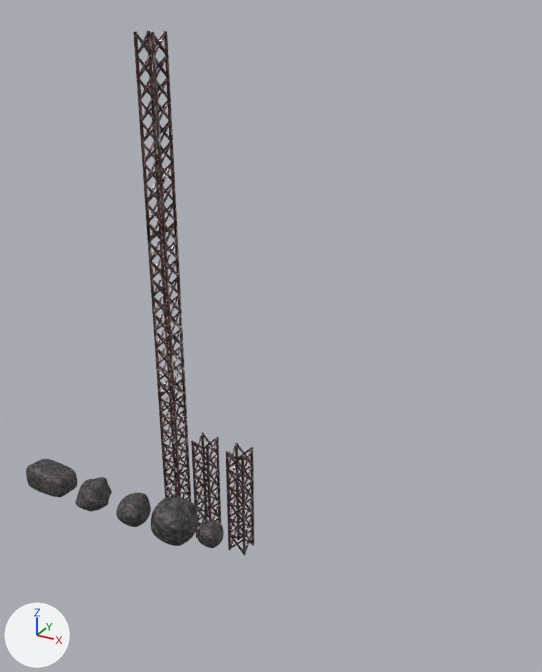
Two versions of the Blender file Dolphin Game/Assets/Art Department/Asset_Bib/Asset_bib.blend, one commit apart.
One viewpoint serves both versions: a 50 mm camera at (29.0, -43.0, 41.4) aimed at (6.3, -1.8, 20.8). Arrows for +X, +Y and +Z are at lower left; the lights stay in place.
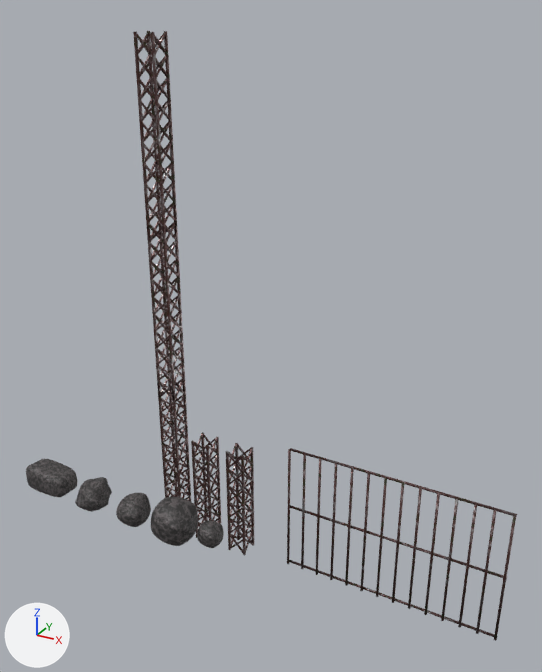
Where the change shows, as pixel boxes (x1, y1, x2, y2) in the pictures (542 x 672 px):
```json
{"object": "Cylinder.001", "change": "added", "after": [287, 448, 517, 641]}
```

Scene script edits in JSON lines:
```json
{"op": "add", "block": "me_cylinder_003", "code": ["me_cylinder_003 = bpy.data.meshes.new('Cylinder.003')", "me_cylinder_003.from_pydata(...)  # 544 vertices, 306 faces; spans x -0.2..10.5, y -0.3..0.1, z -16.7..0.1", "me_cylinder_003.polygons.foreach_set('use_smooth', [True] * 306)", "me_cylinder_003.materials.append(mat_material)"]}
{"op": "add", "block": "ob_cylinder_001", "code": ["ob_cylinder_001 = bpy.data.objects.new('Cylinder.001', me_cylinder_003)", "ob_cylinder_001.location = (6.88, 0.4, 0.31)", "ob_cylinder_001.rotation_euler = (0.0, -1.571, 0.0)  # degrees (0, -90, 0)"]}
```
